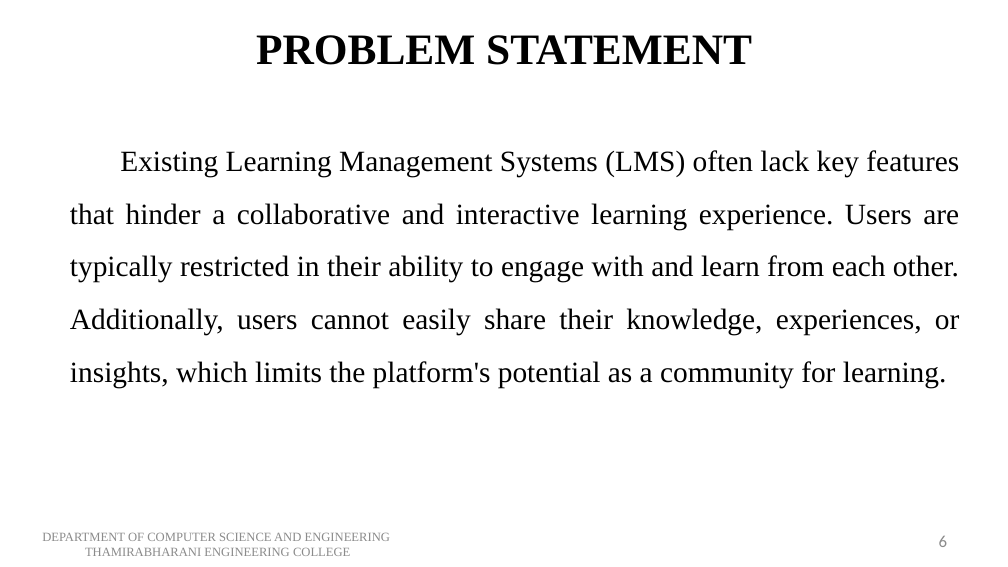
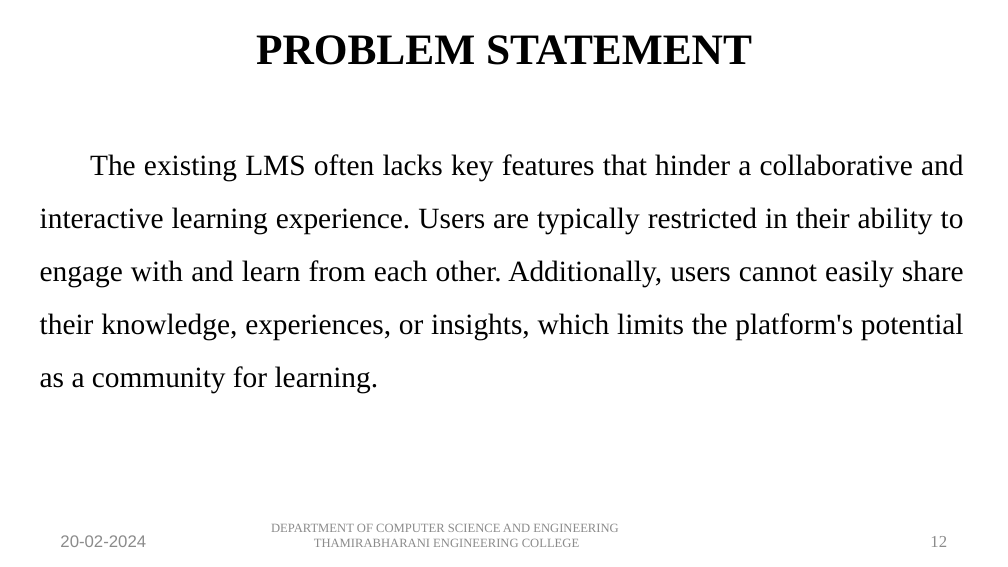
Before and after one commit to Saravana-Pon-Balan/LMS, a slide deck: slide 12 of Docs/review 1.pptx (slide 6 before the commit). Drawn at 1008x567 pixels with LibreOffice and Linux fonts; fonts in the diff are those of the drawing. Boxes give left, top, right and bottom in pixels: in the first picture for what was removed or moved away, otherwise in the second. Text is boxed around its words. In the diff, an @@ line names an element or a change of style, - is before the commit and + after.

```diff
--- a/Docs/review 1.pptx
+++ b/Docs/review 1.pptx
@@ text at [40,154,964,393]: text changed @@
-Existing Learning Management Systems (LMS) often lack key features that hinder a collaborative and interactive learning experience. Users are typically restricted in their ability to engage with and learn from each other. Additionally, users cannot easily share their knowledge, experiences, or insights, which limits the platform's potential as a community for learning.
+The existing LMS often lacks key features that hinder a collaborative and interactive learning experience. Users are typically restricted in their ability to engage with and learn from each other. Additionally, users cannot easily share their knowledge, experiences, or insights, which limits the platform's potential as a community for learning.
@@ text added at [60,535,146,547], 12 pt, text #8B8B8B @@
+20-02-2024
@@ text "DEPARTMENT OF COMPUTER SCIENCE AND ...": place and size @@
-text "DEPARTMENT OF COMPUTER SCIENCE AND ..." at [42,533,390,556]
+text "DEPARTMENT OF COMPUTER SCIENCE AND ..." at [271,524,618,547]
@@ text at [930,536,947,547]: text changed; font Calibri to Times New Roman @@
-6
+12
```
Also in this commit, not shown: 11 other slides changed, 9 slides added, 6 slides removed, 9 other files.
